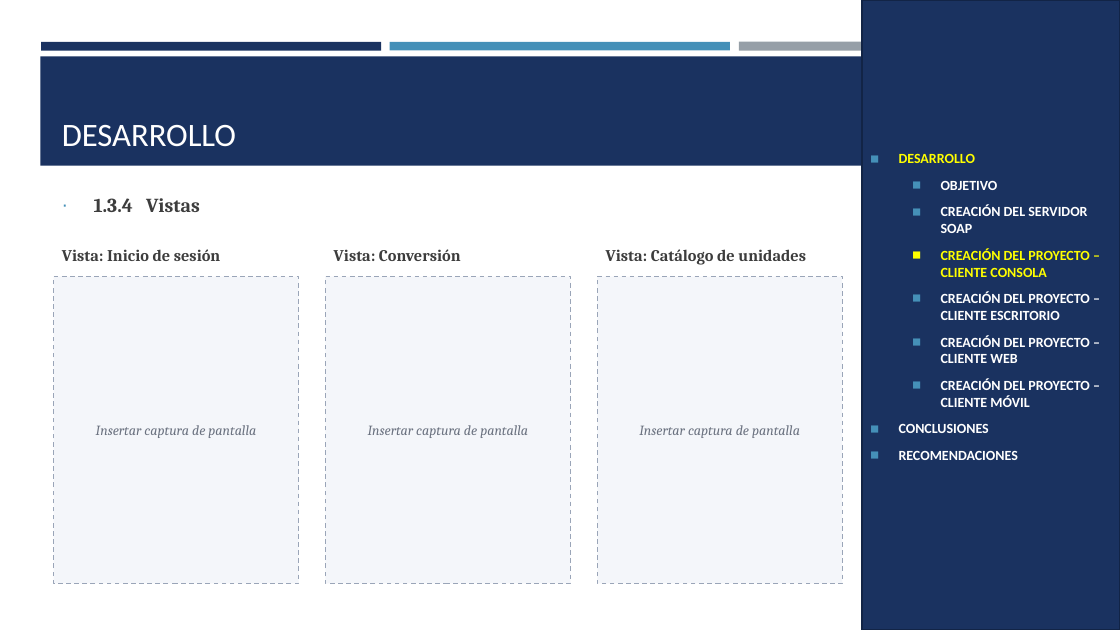
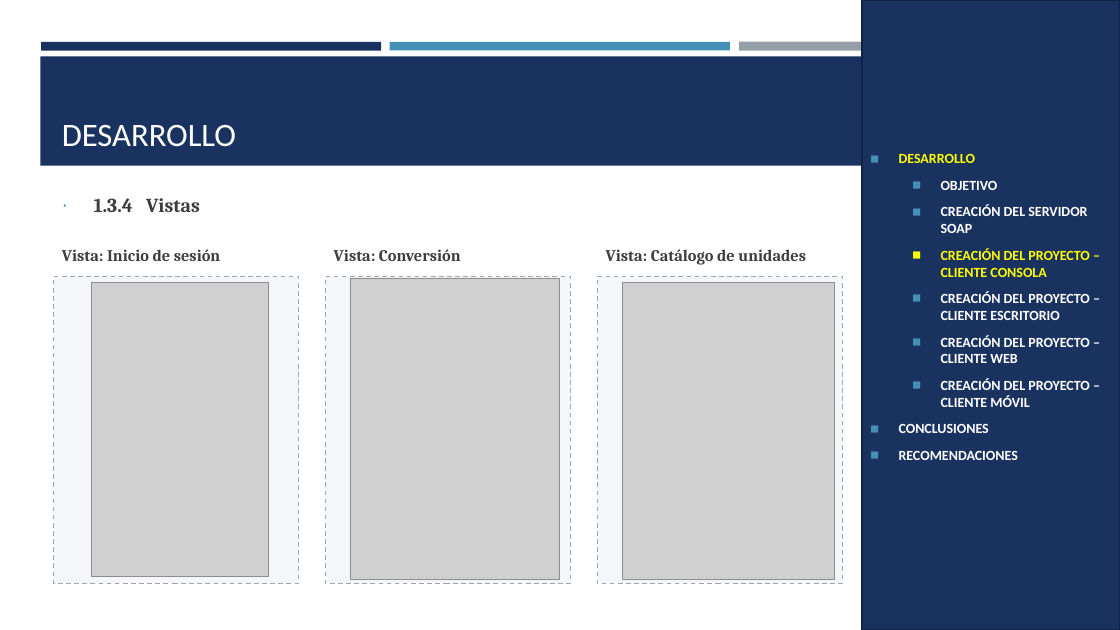
Before and after one commit to IMarcusDev/TI.1.2.-PAO202651_SOAP_DOTNET_SINBDD_NRC_36883_GR04, a slide deck: slide 40 of 05. DOCUMENTACION/PRESENTACION TI.1.2. SOAP sin BDD en DOTNET GR4.pptx. Drawn at 1120x630 pixels with LibreOffice and Linux fonts; fonts in the diff are those of the drawing; grey boxes stand for pictures. Boxes give left, top, right and bottom in pixels: in the first picture for what was removed or moved away, otherwise in the second. Text is boxed around its words. In the diff, an @@ line names an element or a change of style, - is before the commit and + after.

```diff
--- a/05. DOCUMENTACION/PRESENTACION TI.1.2. SOAP sin BDD en DOTNET GR4.pptx
+++ b/05. DOCUMENTACION/PRESENTACION TI.1.2. SOAP sin BDD en DOTNET GR4.pptx
@@ picture added at bbox=[92, 283, 269, 577] @@
@@ picture added at bbox=[350, 278, 560, 579] @@
@@ picture added at bbox=[623, 283, 834, 580] @@
@@ text in rectangle at bbox=[96, 425, 256, 438]: text removed @@
-Insertar captura de pantalla
@@ text in rectangle at bbox=[368, 425, 528, 438]: text removed @@
-Insertar captura de pantalla
@@ text in rectangle at bbox=[639, 425, 800, 438]: text removed @@
-Insertar captura de pantalla
```
Also in this commit, not shown: 5 other slides changed.
